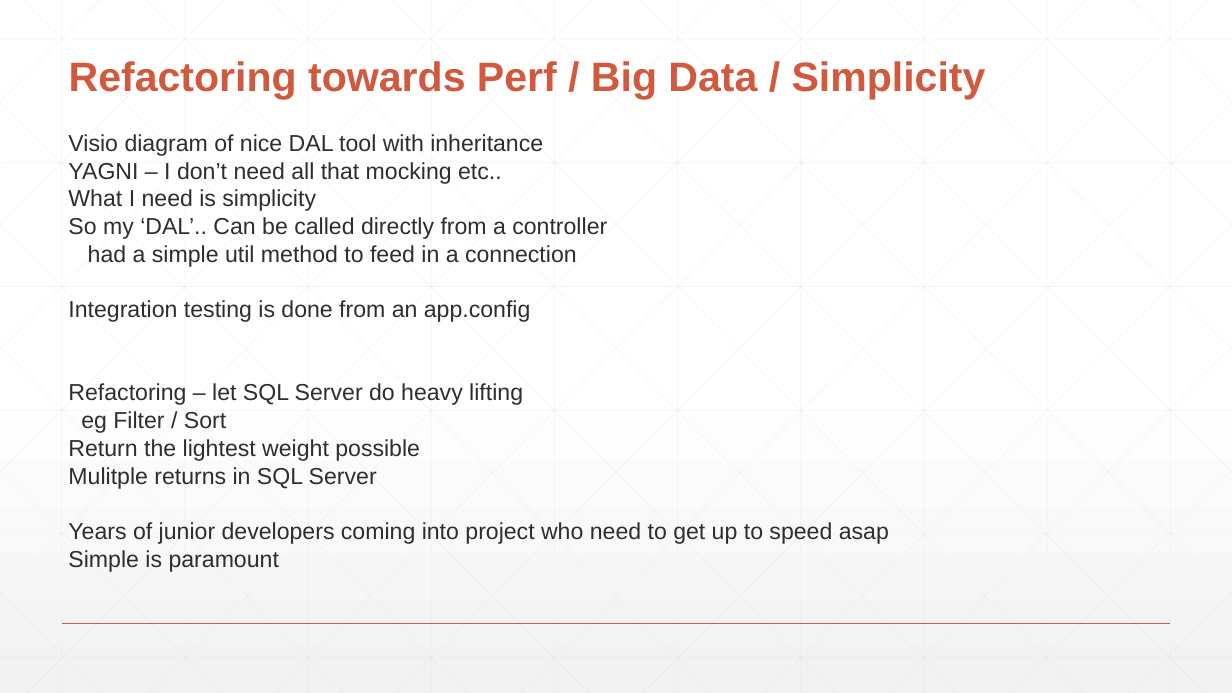
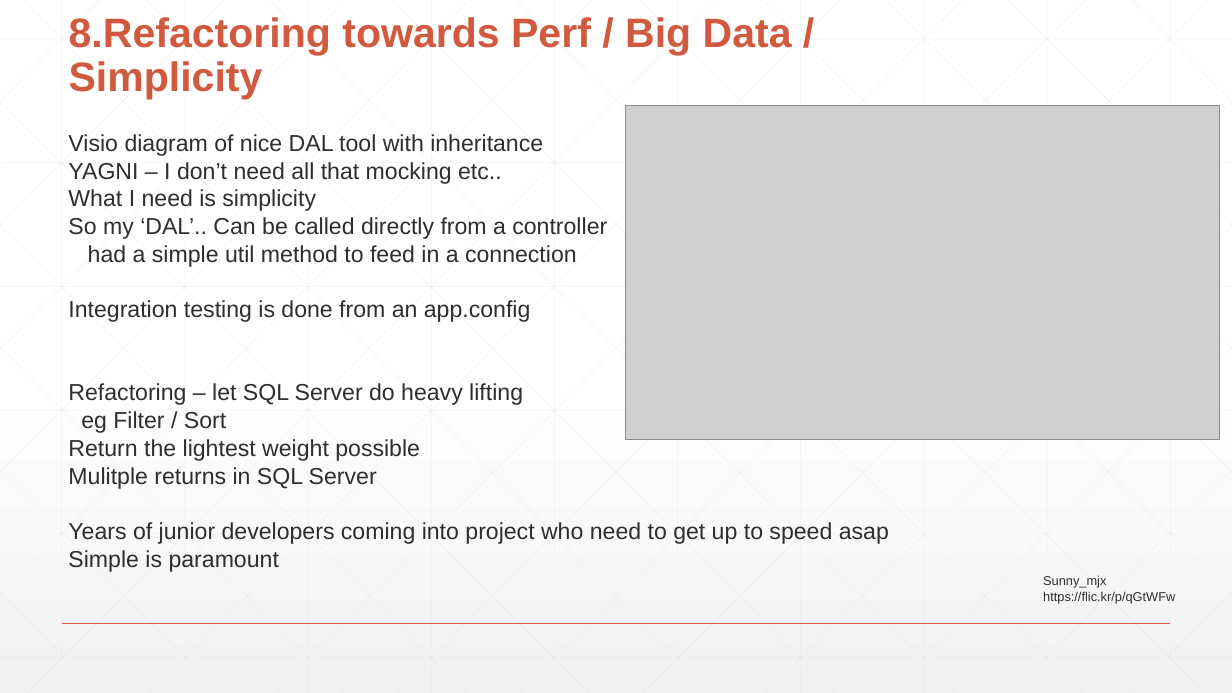
Before and after one commit to djhmateer/Refactoring, a slide deck: slide 22 of Presentation1.pptx. Drawn at 1232x693 pixels with LibreOffice and Linux fonts; fonts in the diff are those of the drawing; grey boxes stand for pictures. Boxes give left, top, right and bottom in pixels: in the first picture for what was removed or moved away, otherwise in the second. Text is boxed around its words. In the diff, an @@ line names an element or a change of style, - is before the commit and + after.

```diff
--- a/Presentation1.pptx
+++ b/Presentation1.pptx
@@ title at bbox=[69, 17, 792, 100]: text changed @@
-Refactoring towards Perf / Big Data / Simplicity
+8.Refactoring towards Perf / Big Data / Simplicity
@@ picture added at bbox=[626, 105, 1220, 439] @@
@@ text added at bbox=[1043, 575, 1175, 604], 10 pt, text #2D2E2D @@
+Sunny_mjx https://flic.kr/p/qGtWFw
```
Also in this commit, not shown: 7 other slides changed.
